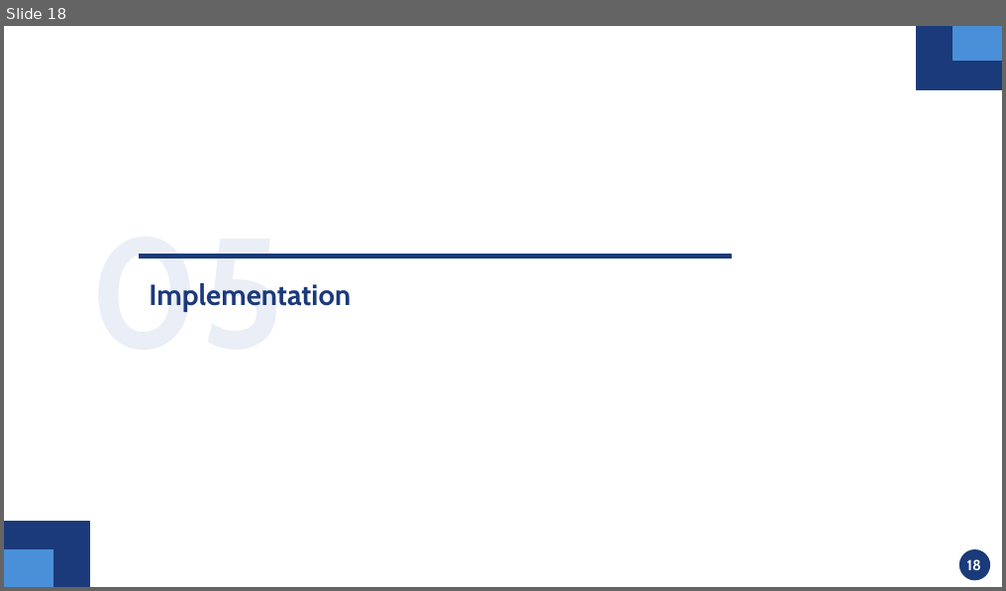
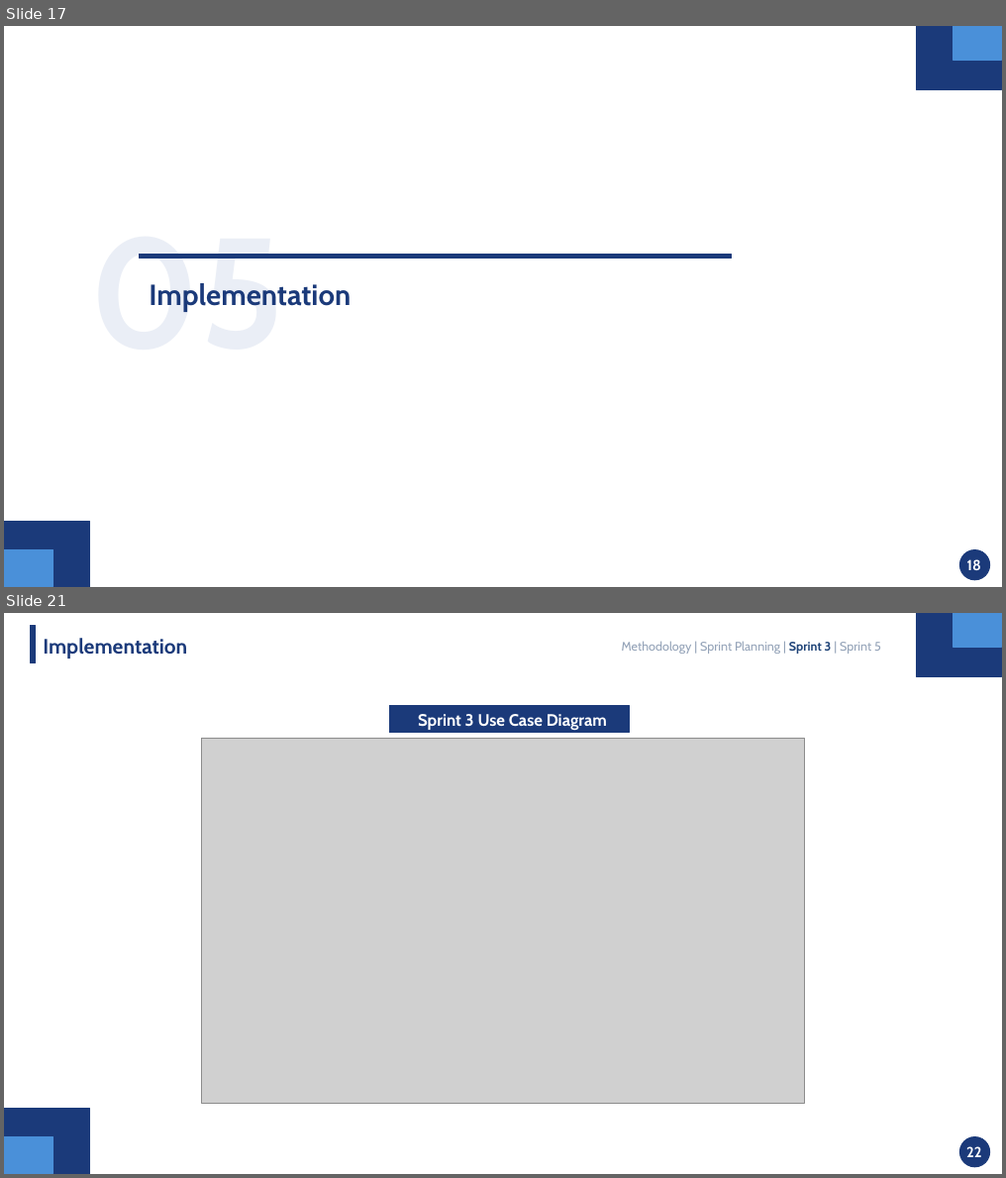
Before and after one commit to mahdi000666/DesignFlow, a slide deck: docs/Presentation.pptx. Shown one above the other, each under a label of ours: slide 18 before the commit, slides 17 and 21 after it; the slides between them are not shown. The pictures are 1006x591 and 1006x1178 pixels, drawn with LibreOffice and Linux fonts; fonts in the diff are those of the drawing; grey boxes stand for pictures. Boxes give left, top, right and bottom in pixels: in the first picture for what was removed or moved away, otherwise in the second. Text is boxed around its words. In the diff, an @@ line names an element or a change of style, - is before the commit and + after.

```diff
--- a/docs/Presentation.pptx
+++ b/docs/Presentation.pptx
@@ slide 21 added at box(4, 613, 1002, 1174), background #FFFFFF @@
@@ rectangle added at box(30, 626, 36, 663), fill #1B3A7A, outline #1B3A7A 1 pt @@
@@ text added at box(43, 638, 187, 659), 20 pt, text #1B3A7A, bold @@
+Implementation
@@ text added at box(622, 641, 881, 654), 12 pt, text #94A3B8 @@
+Methodology | Sprint Planning | Sprint 3 | Sprint 5
@@ rectangle added at box(916, 613, 1002, 676), fill #1B3A7A, outline #1B3A7A 1 pt @@
@@ rectangle added at box(953, 613, 1002, 647), fill #4A90D9, outline #4A90D9 1 pt @@
@@ rectangle added at box(389, 706, 629, 733), fill #1B3A7A, outline #1B3A7A 1 pt @@
@@ text added at box(418, 714, 607, 730), 16 pt, text #FFFFFF, bold @@
+  Sprint 3 Use Case Diagram
@@ picture added at box(202, 738, 804, 1103) @@
@@ rectangle added at box(4, 1109, 90, 1174), fill #1B3A7A, outline #1B3A7A 1 pt @@
@@ rectangle added at box(4, 1138, 53, 1174), fill #4A90D9, outline #4A90D9 1 pt @@
@@ ellipse added at box(960, 1138, 990, 1167), fill #1B3A7A, outline #1B3A7A 1 pt @@
@@ text added at box(966, 1147, 982, 1157), 14 pt, text #FFFFFF, bold @@
+22
@@ what was slide 18 is now slide 17 @@
```
Also in this commit, not shown: 8 slides changed, 13 other slides added, 1 slide removed.
